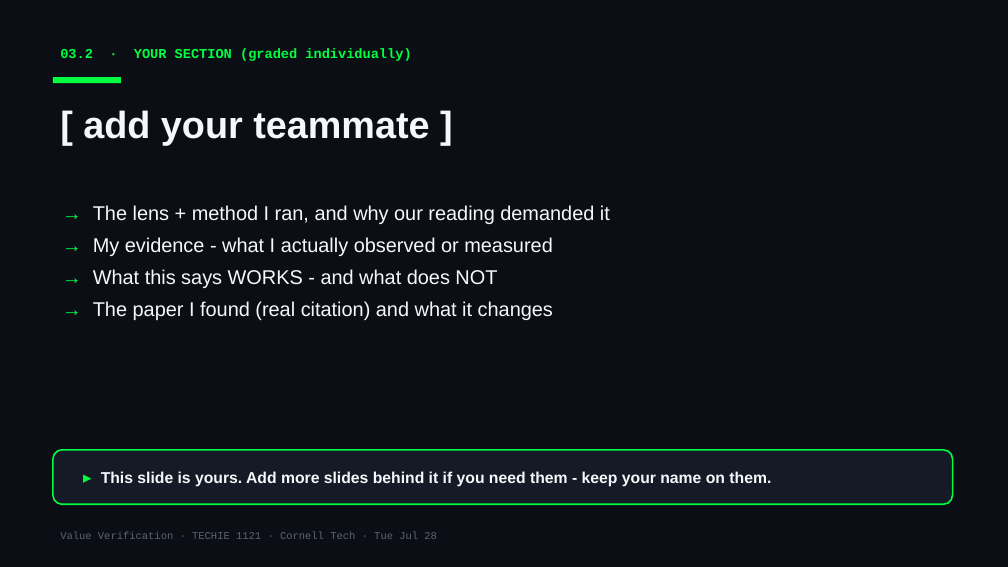
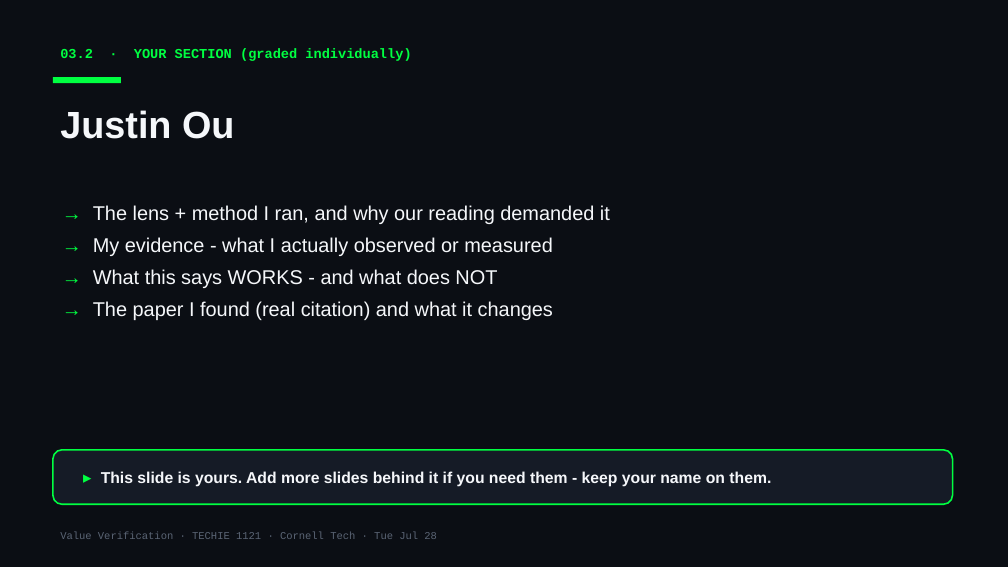
Before and after one commit to Cornell-Tech-Vibe-Coding-Summer-2026/website, a slide deck: slide 7 of slides/team-decks/Week3-Tue-liam-justin-sebastien.pptx. Drawn at 1008x567 pixels with LibreOffice and Linux fonts; fonts in the diff are those of the drawing. Boxes give left, top, right and bottom in pixels: in the first picture for what was removed or moved away, otherwise in the second. Text is boxed around its words. In the diff, an @@ line names an element or a change of style, - is before the commit and + after.

```diff
--- a/slides/team-decks/Week3-Tue-liam-justin-sebastien.pptx
+++ b/slides/team-decks/Week3-Tue-liam-justin-sebastien.pptx
@@ text at bbox=[60, 110, 234, 139]: text changed @@
-[ add your teammate ]
+Justin Ou
```
Also in this commit, not shown: 2 other slides changed, 1 slide added, 9 other files.
